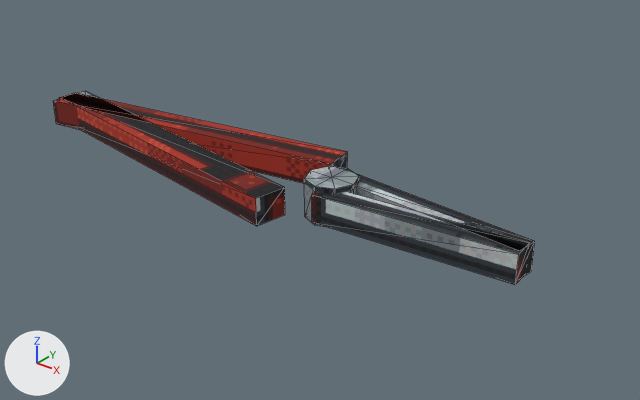
The glTF model exports/SM_Pliers_01.glb: old version first, new version second.
Rendered twice from a camera (50 mm lens) standing at (0.192, -0.209, 0.136) and looking at (0.02, 0.007, 0.002). The lights are fixed; the arrows at lower left show +X, +Y and +Z. The older version comes first. Mesh edges are drawn as thin lines. Vertices at exactly the same position are counted once.

Script lines for the objects in view, before the commit:
```python
me_sm_pliers_01 = bpy.data.meshes.new('SM_Pliers_01')
me_sm_pliers_01.from_pydata(...)  # 50 vertices, 80 faces; spans x -0.11..0.1, y -0.024..0.024, z 0.002..0.016
me_sm_pliers_01.materials.append(mat_mi_sm_pliers_01)  # picture img_sm_pliers_01_d
ob_sm_pliers_01 = bpy.data.objects.new('SM_Pliers_01', me_sm_pliers_01)
ob_sm_pliers_01.location = (0.0, 0.0, 0.0)
```
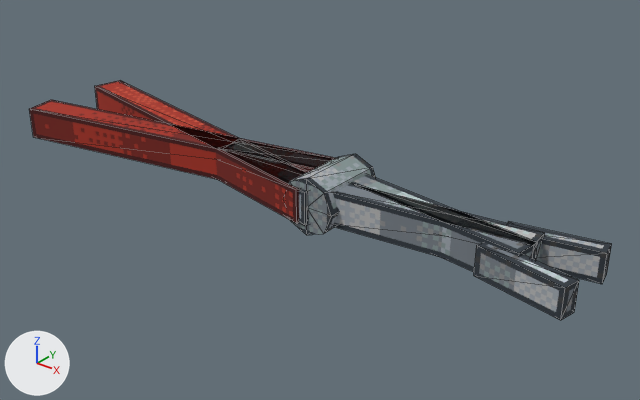
Pixel boxes [x1, y1, x2, y2] of what changed, in the pictures (640 x 400 px; the box of a moved part takes in the faces that stretch with it):
```json
{"object": "SM_Pliers_01", "change": "reshaped", "before": [53, 91, 535, 285], "after": [29, 80, 612, 320], "on screen": "21% wider, 24% taller"}
{"part": 1, "of": "me_sm_pliers_01", "change": "moved or reshaped", "before": [312, 192, 529, 285], "after": [333, 184, 544, 261]}
{"part": 2, "of": "me_sm_pliers_01", "change": "moved or reshaped", "before": [355, 173, 535, 277], "after": [350, 174, 538, 272]}
{"part": 3, "of": "me_sm_pliers_01", "change": "added", "after": [508, 222, 612, 284]}
{"part": 4, "of": "me_sm_pliers_01", "change": "added", "after": [474, 242, 579, 320]}
{"part": 5, "of": "me_sm_pliers_01", "change": "added", "after": [289, 154, 376, 235]}
{"part": 6, "of": "me_sm_pliers_01", "change": "moved or reshaped", "before": [53, 93, 348, 183], "after": [95, 80, 308, 224]}
{"part": 7, "of": "me_sm_pliers_01", "change": "moved or reshaped", "before": [59, 91, 285, 226], "after": [29, 100, 336, 179]}
{"part": 8, "of": "me_sm_pliers_01", "change": "added", "after": [220, 143, 308, 226]}
{"part": 9, "of": "me_sm_pliers_01", "change": "added", "after": [225, 139, 334, 168]}
{"part": 10, "of": "me_sm_pliers_01", "change": "deleted", "before": [304, 166, 359, 227]}
```

Scene script edits in JSON lines:
```json
{"block": "me_sm_pliers_01", "where": "# used by ob_sm_pliers_01; location = (0.0, 0.0, 0.0)"}
{"op": "remove", "block": "me_sm_pliers_01", "code": "me_sm_pliers_01.from_pydata(...)  # 50 vertices, 80 faces; spans x -0.11..0.1, y -0.024..0.024, z 0.002..0.016"}
{"op": "add", "block": "me_sm_pliers_01", "code": "me_sm_pliers_01.from_pydata(...)  # 82 vertices, 128 faces; spans x -0.105..0.12, y -0.023..0.023, z 0.0..0.02"}
{"block": "me_sm_pliers_01", "change": "me_sm_pliers_01 part 1: the loose piece of 8 vertices spanning x 0.03..0.1, y -0.011..0.003, z 0.004..0.014 is scaled about its middle by (1.02, 1.24, 1.2), then moved by (0.001, 0.003, 0.001)"}
{"block": "me_sm_pliers_01", "change": "me_sm_pliers_01 part 2: the loose piece of 8 vertices spanning x 0.03..0.1, y -0.003..0.011, z 0.004..0.014 is scaled about its middle by (1.02, 1.24, 1.2), then moved by (0.001, -0.003, 0.001)"}
{"block": "me_sm_pliers_01", "change": "me_sm_pliers_01 part 3: the loose piece of 8 vertices spanning x 0.03..0.1, y -0.011..0.003, z 0.004..0.014 is copied, and the copy is scaled about its middle by (0.422, 0.813, 1), then moved by (0.04, 0.013, 0.001); it spans x 0.089..0.12, y 0.004..0.015, z 0.005..0.015"}
{"block": "me_sm_pliers_01", "change": "me_sm_pliers_01 part 4: the loose piece of 8 vertices spanning x 0.03..0.1, y -0.003..0.011, z 0.004..0.014 is copied, and the copy is scaled about its middle by (0.422, 0.813, 1), then moved by (0.04, -0.013, 0.001); it spans x 0.089..0.12, y -0.015..-0.004, z 0.005..0.015"}
{"block": "me_sm_pliers_01", "change": "me_sm_pliers_01 part 5: a new loose piece, an 8-sided cylinder along y spanning x 0.02..0.04, y -0.013..0.013, z 0.0..0.02, in mat_mi_sm_pliers_01 (picture img_sm_pliers_01_d)"}
{"block": "me_sm_pliers_01", "change": "me_sm_pliers_01 part 6: the loose piece of 8 vertices spanning x -0.11..0.02, y -0.008..0.024, z 0.004..0.014 is turned -20 degrees about the z axis through its middle and scaled by 1.04, then moved by (0.007, -0.004, 0.001)"}
{"block": "me_sm_pliers_01", "change": "me_sm_pliers_01 part 7: the loose piece of 8 vertices spanning x -0.11..0.02, y -0.024..0.008, z 0.004..0.014 is turned 20 degrees about the z axis through its middle and scaled by 1.04, then moved by (0.007, 0.004, 0.001)"}
{"block": "me_sm_pliers_01", "change": "me_sm_pliers_01 part 8: the loose piece of 8 vertices spanning x 0.03..0.1, y -0.003..0.011, z 0.004..0.014 is copied, and the copy is scaled about its middle by (0.676, 1.33, 1.2), then moved by (-0.057, -0.009, 0.001); it spans x -0.017..0.032, y -0.014..0.005, z 0.004..0.016"}
{"block": "me_sm_pliers_01", "change": "me_sm_pliers_01 part 9: the loose piece of 8 vertices spanning x 0.03..0.1, y -0.011..0.003, z 0.004..0.014 is copied, and the copy is scaled about its middle by (0.676, 1.33, 1.2), then moved by (-0.057, 0.009, 0.001); it spans x -0.017..0.032, y -0.005..0.014, z 0.004..0.016"}
{"block": "me_sm_pliers_01", "change": "me_sm_pliers_01 part 10: the loose piece of 18 vertices spanning x 0.021..0.039, y -0.009..0.009, z 0.002..0.016 is deleted"}
```
